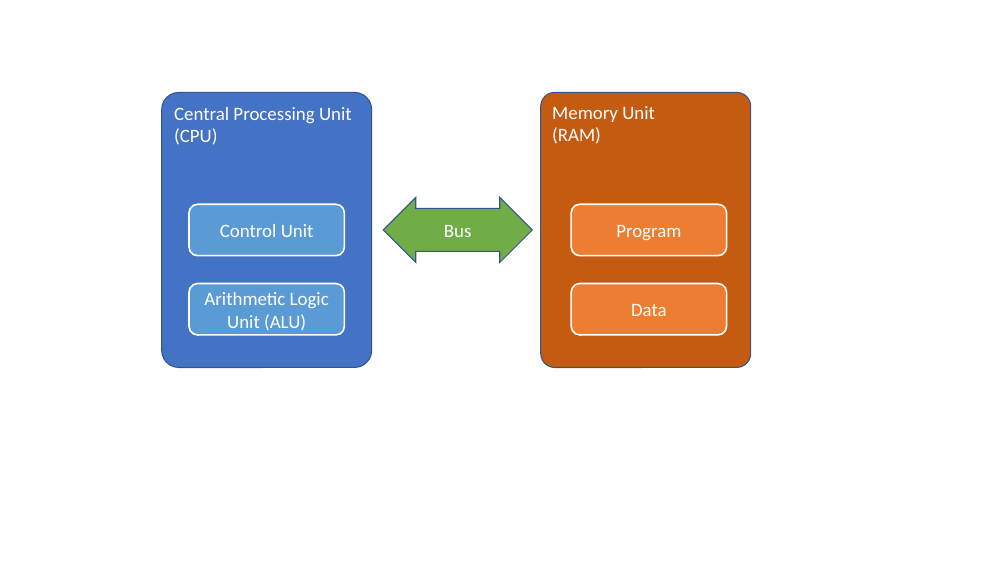
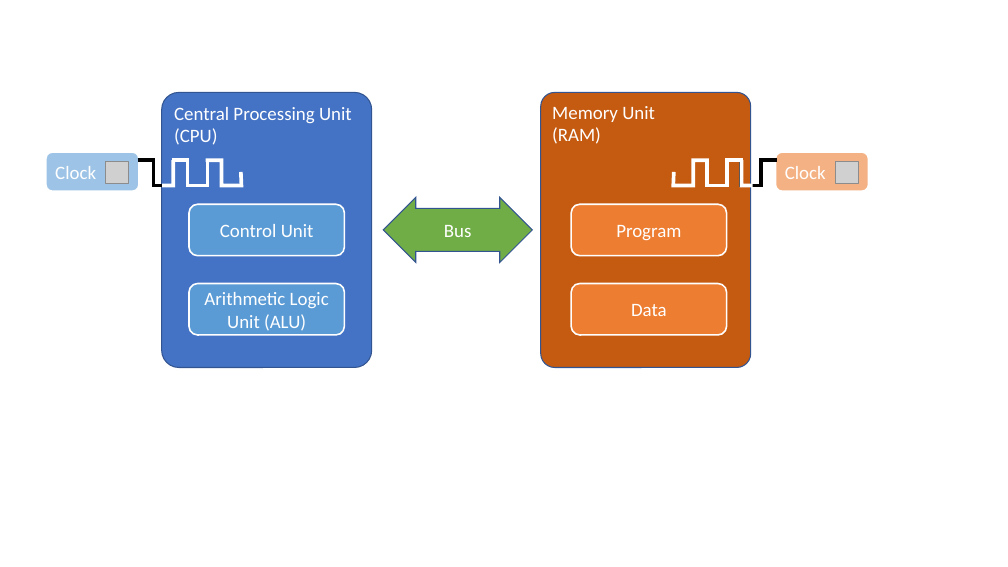
Before and after one commit to ofuhrer/HPC4WC, a slide deck: slide 1 of day1/img/von_neumann_architecture.pptx. Drawn at 1008x567 pixels with LibreOffice and Linux fonts; fonts in the diff are those of the drawing; grey boxes stand for pictures. Boxes give left, top, right and bottom in pixels: in the first picture for what was removed or moved away, otherwise in the second. Text is boxed around its words. In the diff, an @@ line names an element or a change of style, - is before the commit and + after.

```diff
--- a/day1/img/von_neumann_architecture.pptx
+++ b/day1/img/von_neumann_architecture.pptx
@@ rounded rectangle added at bbox=[46, 152, 139, 191], fill #9DC3E6, outline #FFFFFF 1.5 pt, 18 pt, text #FFFFFF @@
+Clock
@@ picture added at bbox=[105, 161, 128, 184] @@
@@ freeform shape added at bbox=[138, 160, 173, 185], outline #000000 3.5 pt @@
@@ freeform shape added at bbox=[162, 160, 173, 185], outline #FFFFFF 3.5 pt @@
@@ freeform shape added at bbox=[172, 160, 207, 185], outline #FFFFFF 3.5 pt @@
@@ freeform shape added at bbox=[206, 160, 241, 185], outline #FFFFFF 3.5 pt @@
@@ freeform shape added at bbox=[674, 160, 709, 185], outline #FFFFFF 3.5 pt @@
@@ freeform shape added at bbox=[708, 160, 743, 185], outline #FFFFFF 3.5 pt @@
@@ freeform shape added at bbox=[742, 160, 777, 185], outline #000000 3.5 pt @@
@@ freeform shape added at bbox=[742, 160, 753, 185], outline #FFFFFF 3.5 pt @@
@@ rounded rectangle added at bbox=[776, 152, 869, 191], fill #F4B183, outline #FFFFFF 1.5 pt, 18 pt, text #FFFFFF @@
+Clock
@@ picture added at bbox=[836, 161, 858, 184] @@
```
Also in this commit, not shown: 1 other file.
